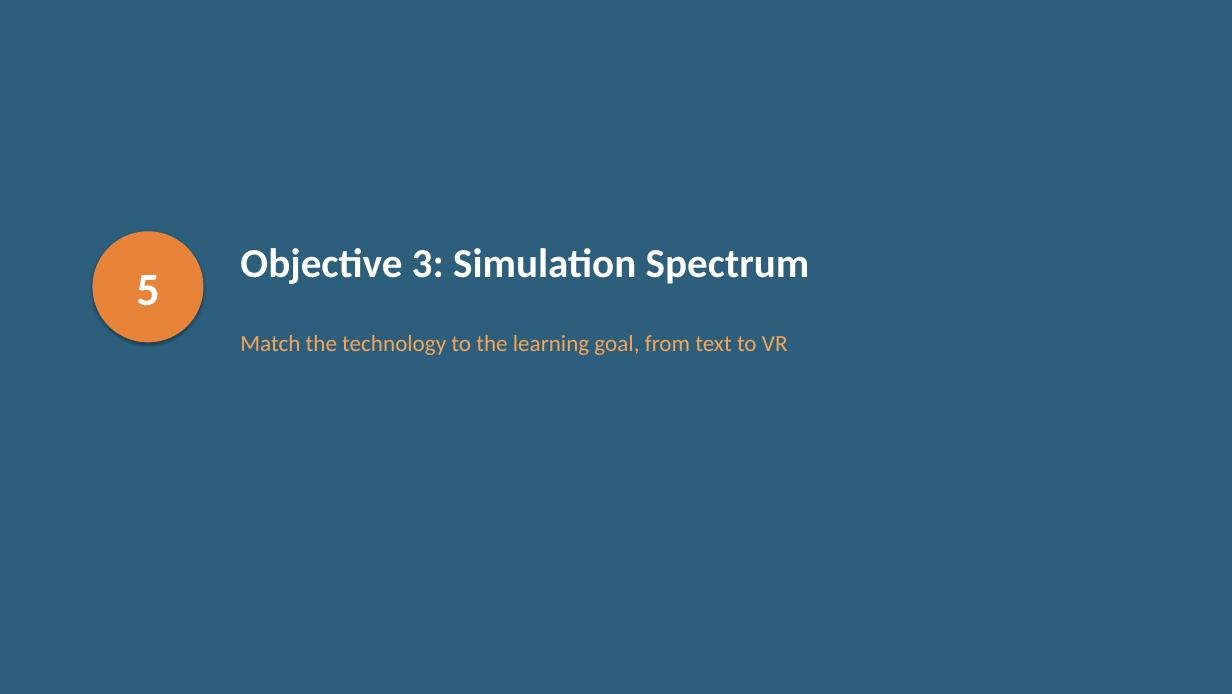
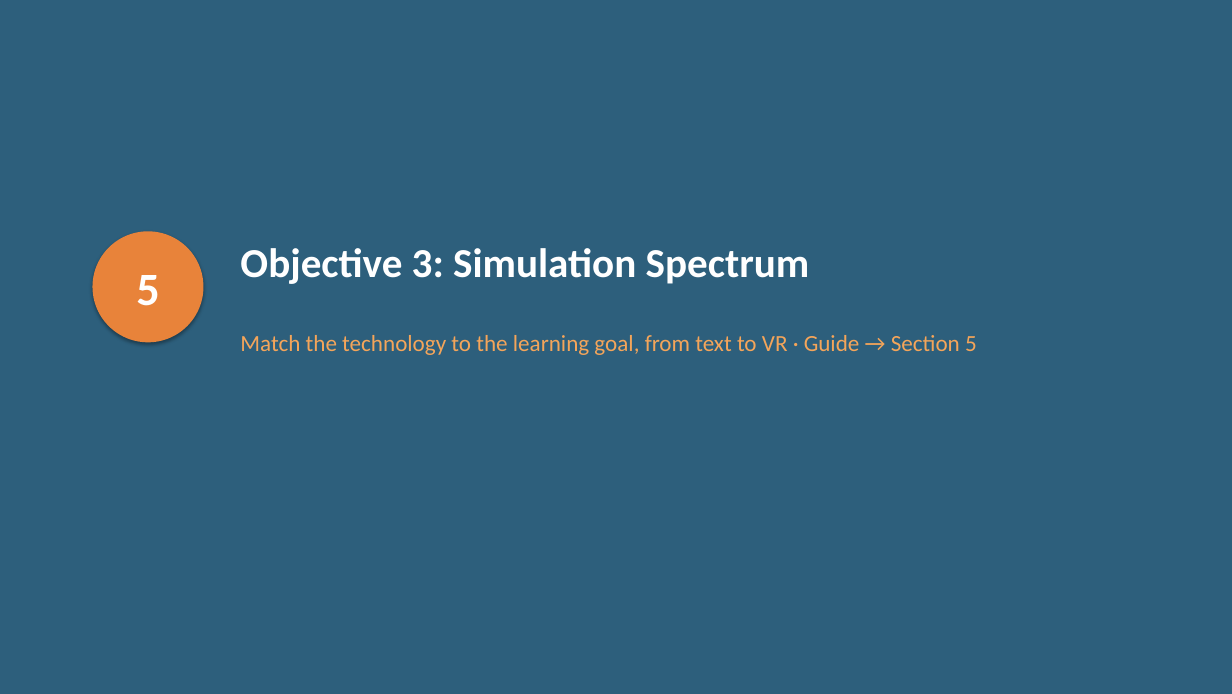
Before and after one commit to diana-brewer/digital-learning-unlocked, a slide deck: slide 13 of Digital Learning Unlocked - Slide Deck.pptx (slide 14 before the commit). Drawn at 1232x694 pixels with LibreOffice and Linux fonts; fonts in the diff are those of the drawing. Boxes give left, top, right and bottom in pixels: in the first picture for what was removed or moved away, otherwise in the second. Text is boxed around its words. In the diff, an @@ line names an element or a change of style, - is before the commit and + after.

```diff
--- a/Digital Learning Unlocked - Slide Deck.pptx
+++ b/Digital Learning Unlocked - Slide Deck.pptx
@@ text at (x1=240, y1=335, x2=977, y2=355): text changed @@
-Match the technology to the learning goal, from text to VR
+Match the technology to the learning goal, from text to VR · Guide → Section 5
```
Also in this commit, not shown: 8 other slides changed, 1 slide added, 4 slides removed, 3 other files.
